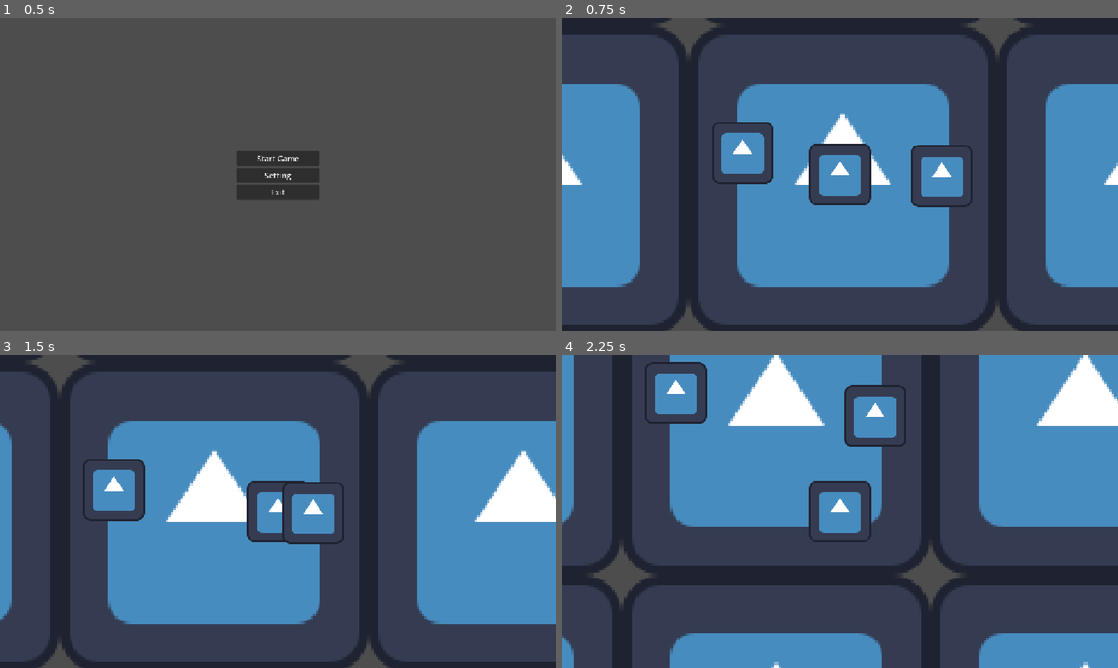
Above: before the commit, frames 1-4 (two rows, left to right).
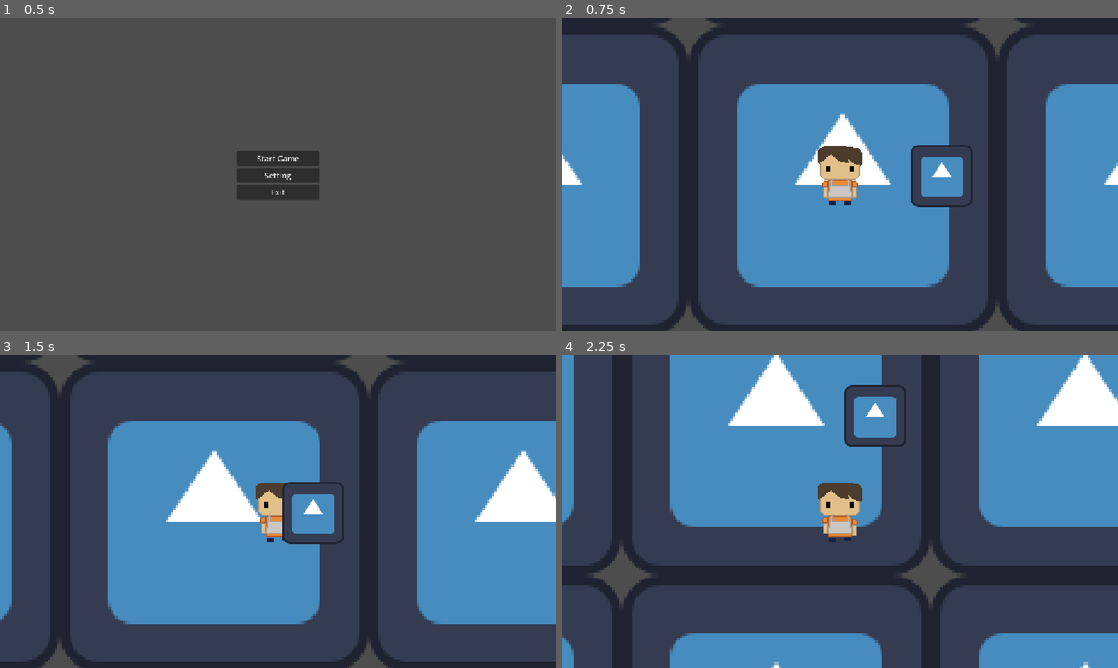
Above: after the commit, the same moments.

Repository: Yatagarasu163/Mini-Jame-Gam-59
Game: Godot game, scene res://Scenes/titlescreen.tscn
Two runs of this game, one before a commit and one after it. Both use one fixed random seed, a clock stepped at 60 frames per second and the inputs below. The engine's default icon, where the game draws it, is replaced by a stand-in: a white triangle on a blue panel in a dark square.
Inputs:
- Up to frame 1 (0.5 s): no input
- Up to frame 2 (0.75 s): click "Start Game" at 0.5 s
- Up to frame 3 (1.5 s): tap Enter at 1.25 s; hold D (move_right) from 1.28 s (still down); tap E (interact) at 1.35 s
- Up to frame 4 (2.25 s): tap Space (mash_space) at 2 s; release D (move_right) at 2.03 s; hold S (move_down) from 2.03 s (still down); tap F (mash_f) at 2.1 s

Frame 1 is identical in both runs. In frame 2, 3.3% of the frame differs, in the area x 27-56%, y 33-60%; in frame 3, 2.4%; in frame 4, 3.1%.

Commit message:
kinda animation

Diff:
--- a/Code-y Bits/player_script.gd
+++ b/Code-y Bits/player_script.gd
@@ -1,6 +1,8 @@
 extends CharacterBody2D
 
 @export var _speed: float = 500.0
+
+@onready var _anim: AnimatedSprite2D = $AnimatedSprite2D
 
 var _tomato_fresh: int = 0
 var _tomato_cut: int = 0
@@ -13,6 +15,12 @@
 func _physics_process(_delta: float) -> void:
 	var direction := Input.get_vector("move_left", "move_right", "move_up", "move_down")
 	velocity = direction * _speed
+
+	if direction != Vector2.ZERO:
+		_anim.play("Walk")
+	else:
+		_anim.play("Idle")
+
 	move_and_slide()
 
 func can_collect_fresh_tomato():
--- a/Prefabs/factory_room.tscn
+++ b/Prefabs/factory_room.tscn
@@ -468,7 +468,7 @@
 freshTomato = NodePath("OutputPoint/FreshTomato")
 
 [node name="Sprite2D" type="Sprite2D" parent="TomatoCollection" unique_id=360887388]
-scale = Vector2(0.5, 0.5)
+scale = Vector2(0.4, 0.4)
 texture = ExtResource("13_g0utl")
 offset = Vector2(600, 550)
 
--- a/Prefabs/player.tscn
+++ b/Prefabs/player.tscn
@@ -1,19 +1,42 @@
 [gd_scene format=3 uid="uid://dytw8ksyhuym"]
 
 [ext_resource type="Script" uid="uid://btfpctxdvtv5u" path="res://Code-y Bits/player_script.gd" id="1_y6xdh"]
-[ext_resource type="Texture2D" uid="uid://dkeri6jbh726r" path="res://Sprites and Shid/icon.svg" id="2_5wxv7"]
 [ext_resource type="Script" uid="uid://bolj4uupefdsd" path="res://Code-y Bits/camera_zoom&shake.gd" id="2_y5hcb"]
+[ext_resource type="Texture2D" uid="uid://d1d5l4ow3ut1d" path="res://Sprites and Shid/Guy Walk.png" id="3_y5hcb"]
 
 [sub_resource type="CircleShape2D" id="CircleShape2D_op1xx"]
+
+[sub_resource type="AtlasTexture" id="AtlasTexture_2nftw"]
+atlas = ExtResource("3_y5hcb")
+region = Rect2(0, 0, 64, 64)
+
+[sub_resource type="AtlasTexture" id="AtlasTexture_knrd4"]
+atlas = ExtResource("3_y5hcb")
+region = Rect2(64, 0, 64, 64)
+
+[sub_resource type="AtlasTexture" id="AtlasTexture_hck1p"]
+atlas = ExtResource("3_y5hcb")
+region = Rect2(128, 0, 64, 64)
 
 [sub_resource type="SpriteFrames" id="SpriteFrames_op1xx"]
 animations = [{
 "frames": [{
 "duration": 1.0,
-"texture": ExtResource("2_5wxv7")
+"texture": SubResource("AtlasTexture_2nftw")
 }],
 "loop": 1,
-"name": &"default",
+"name": &"Idle",
+"speed": 5.0
+}, {
+"frames": [{
+"duration": 1.0,
+"texture": SubResource("AtlasTexture_knrd4")
+}, {
+"duration": 1.0,
+"texture": SubResource("AtlasTexture_hck1p")
+}],
+"loop": 1,
+"name": &"Walk",
 "speed": 5.0
 }]
 
@@ -32,7 +55,9 @@
 shape = SubResource("CircleShape2D_op1xx")
 
 [node name="AnimatedSprite2D" type="AnimatedSprite2D" parent="." unique_id=868950767]
+scale = Vector2(2, 2)
 sprite_frames = SubResource("SpriteFrames_op1xx")
+animation = &"Walk"
 
 [node name="HurtBox" type="Area2D" parent="." unique_id=491952855]
 
--- a/Scenes/main_game.tscn
+++ b/Scenes/main_game.tscn
@@ -3,7 +3,6 @@
 [ext_resource type="Script" uid="uid://bgovbshf1om1s" path="res://Code-y Bits/factory_spawner.gd" id="1_l756w"]
 [ext_resource type="PackedScene" uid="uid://optjhhdpek3c" path="res://Prefabs/factory_room.tscn" id="2_pu3va"]
 [ext_resource type="PackedScene" uid="uid://dytw8ksyhuym" path="res://Prefabs/player.tscn" id="3_0e3vx"]
-[ext_resource type="Texture2D" uid="uid://dkeri6jbh726r" path="res://Sprites and Shid/icon.svg" id="4_6j5ir"]
 [ext_resource type="Script" uid="uid://brw3klbb2dtxv" path="res://Code-y Bits/Health.gd" id="4_mgc0q"]
 [ext_resource type="Script" uid="uid://bij4x7ec50bix" path="res://Code-y Bits/machineInteraction.gd" id="5_6y7pd"]
 [ext_resource type="PackedScene" uid="uid://cvrejer7q53ep" path="res://Prefabs/test_enemy.tscn" id="7_6y7pd"]
@@ -26,10 +25,6 @@
 
 [node name="CarryPoint" type="Node2D" parent="Player" unique_id=1909432068]
 
-[node name="Icon" type="Sprite2D" parent="." unique_id=1199589798]
-position = Vector2(-208, -57)
-texture = ExtResource("4_6j5ir")
-
 [node name="TestEnemy" parent="." unique_id=1308011806 instance=ExtResource("7_6y7pd")]
 position = Vector2(205, -9)
 
Binary file added: Sprites and Shid/Guy Walk.png
Not shown, added: Sprites and Shid/Guy Walk.png.import
